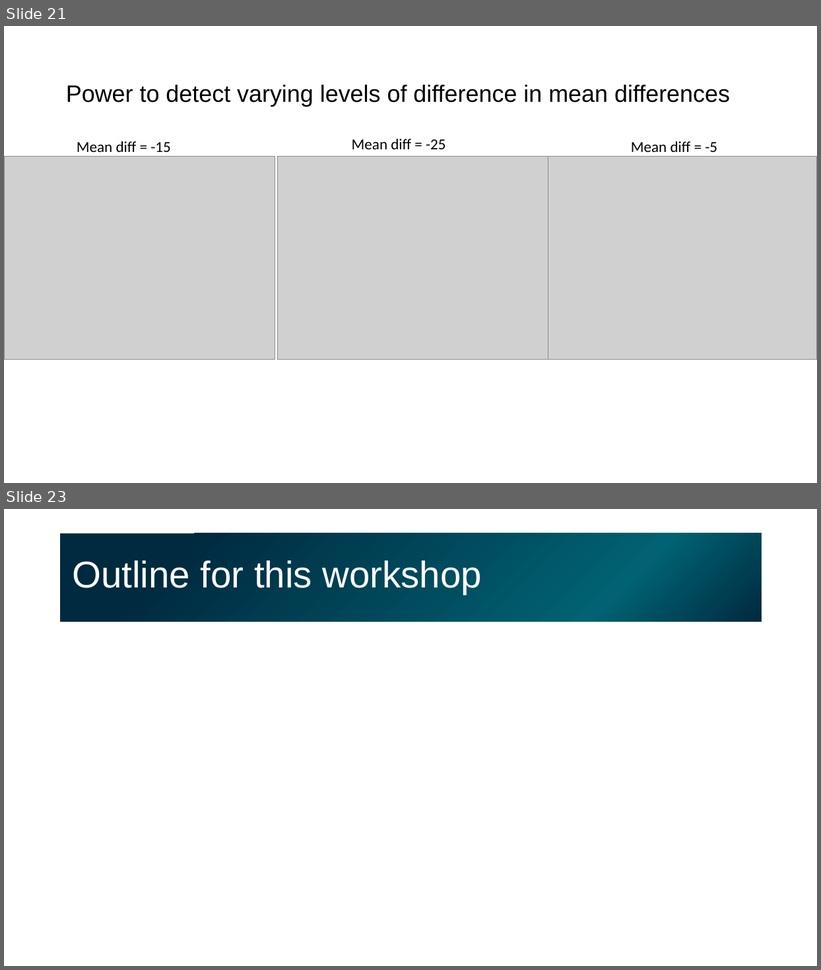
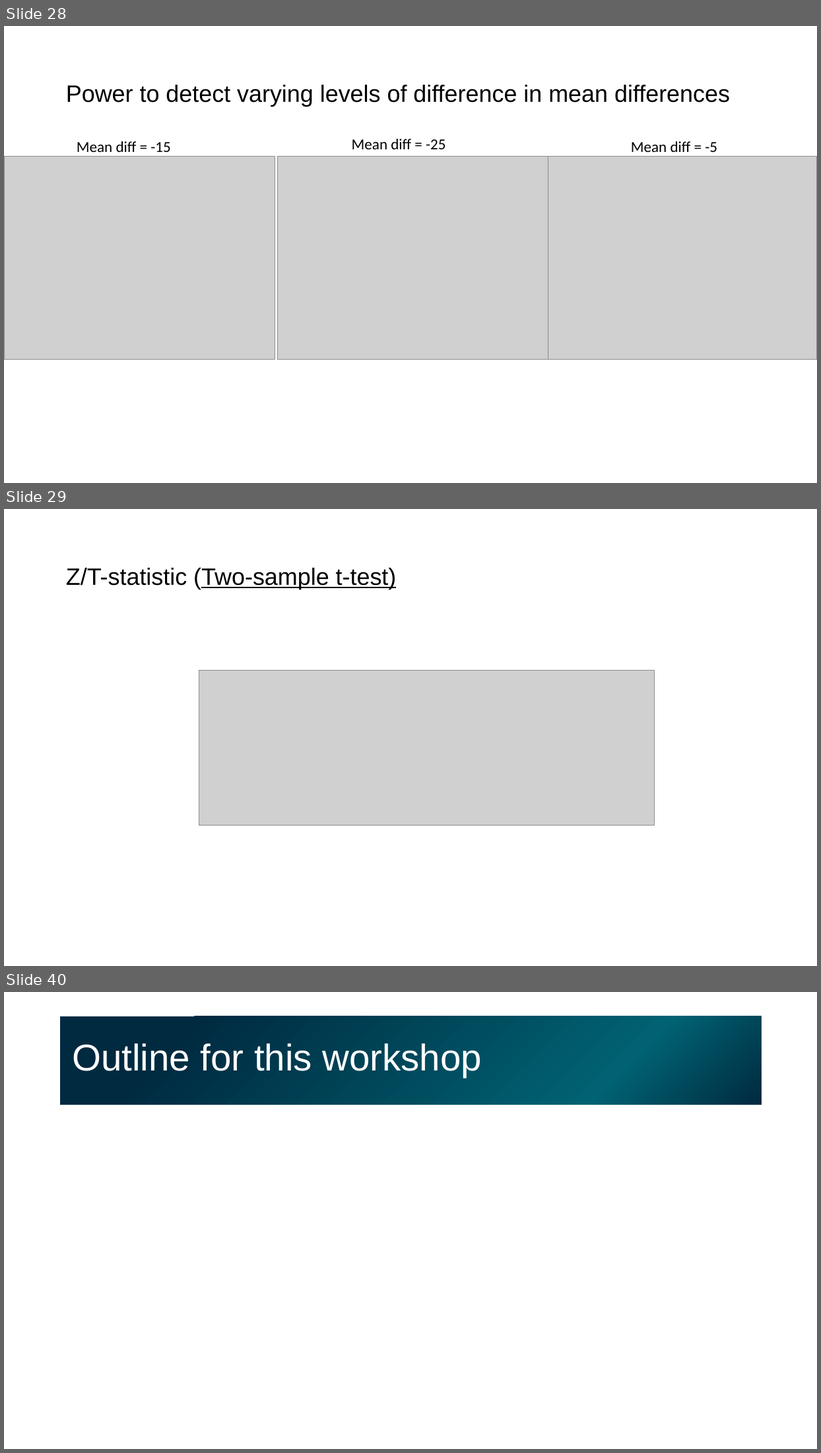
Before and after one commit to gladstone-institutes/Bioinformatics-Workshops, a slide deck: hypothesis-testing/HypothesisTesting.pptx. Shown one above the other, each under a label of ours: slides 21 and 23 before the commit, slides 28, 29 and 40 after it; the slides between them are not shown. The pictures are 821x970 and 821x1453 pixels, drawn with LibreOffice and Linux fonts; fonts in the diff are those of the drawing; grey boxes stand for pictures. Boxes give left, top, right and bottom in pixels: in the first picture for what was removed or moved away, otherwise in the second. Text is boxed around its words. In the diff, an @@ line names an element or a change of style, - is before the commit and + after.

Commit message:
added slides describing different statistics and sampling distributions

```diff
--- a/hypothesis-testing/HypothesisTesting.pptx
+++ b/hypothesis-testing/HypothesisTesting.pptx
@@ slide 29 added at (4, 509, 817, 966), background #FFFFFF @@
@@ title added at (66, 568, 397, 590), 28 pt, text #000000, underline @@
+Z/T-statistic (Two-sample t-test)
@@ picture added at (199, 671, 654, 826) @@
@@ what was slide 21 is now slide 28 @@
@@ what was slide 23 is now slide 40 @@
```
Also in this commit, not shown: 4 slides changed, 17 other slides added, 1 slide removed.
